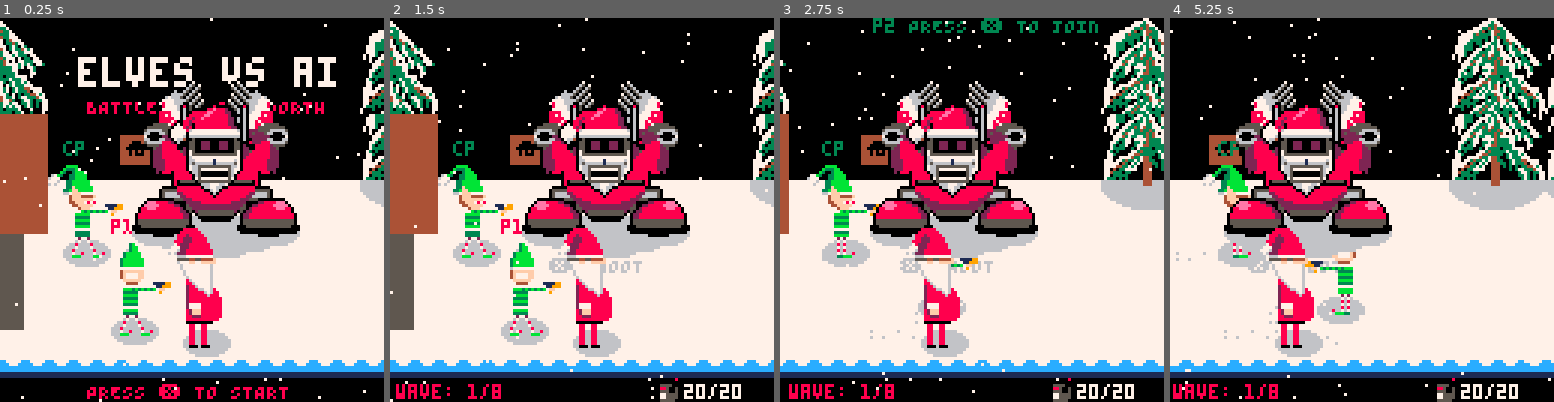
Above: before the commit, frames 1-4 (left to right).
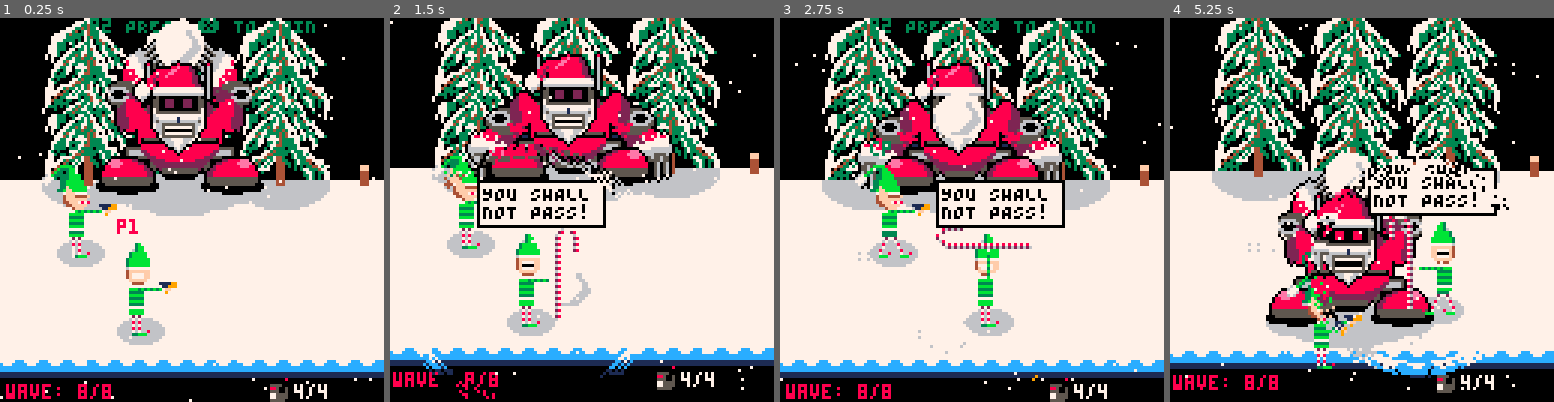
Above: after the commit, the same moments.

Repository: ryangrossGitHub/eva
Game: PICO-8 cartridge eva.p8
The game is run twice, just before and just after one commit, with the same random seed, the same clock (stepped at 60 frames per second) and the same inputs.
Inputs:
- Up to frame 1 (0.25 s): no input
- Up to frame 2 (1.5 s): tap X (X key) at 0.33, 1.07 s; tap O (Z key) at 0.7 s
- Up to frame 3 (2.75 s): hold Right 1.6-2.1 s; tap O (Z key) at 1.7, 2.1, 2.5 s; tap X (X key) at 1.85 s; hold Up 2.15-2.42 s; hold Right from 2.47 s (still down)
- Up to frame 4 (5.25 s): tap O (Z key) every 0.4 s from 2.9 to 4.9 s; tap X (X key) at 2.97, 4.08, 5.2 s; release Right at 3.03 s; hold Left 3.08-3.58 s; hold Down 3.63-3.97 s; hold Right 4.02-4.68 s; hold Up 4.73-5.03 s; hold Left from 5.08 s (still down)

The runs differ from the first frame. In frame 1, 47% of the frame differs, in the area x 0-100%, y 0-100%; in frame 2, 53%; in frame 3, 45%; in frame 4, 53%.

Commit message:
Added basic boss mechanisms.

Diff:
--- a/eva.p8
+++ b/eva.p8
@@ -10,6 +10,7 @@
 #include src/players.lua
 #include src/stages.lua
 #include src/speech.lua
+#include src/boss.lua
 
 __gfx__
 dddddddddddddddddddddddddddddddddddddddddddddddd0000000000000000ddddd0ddddddddd0ddddddddd0dddddddddddddddddddddddddddddd0ddddddd
@@ -60,22 +61,22 @@
 77777777777777777777777777777777ddddddd05555555888820088888888888888dddddddddddddddddddddddddddddddddddddddddd0000000000d0555555
 77777777777777777777777777777777ddd0d0088555555888888088888888888888dddddddddddddddddddddddddddddddddddddddddddddddddddddd000000
 77777777777777777777777777777777dd0707888885555522800080555555555555ddddddddddddddddddddddddddddddddddddddddddddddddddddddd00000
-ddddd88888dddddddddd677777776dddd07887878878222282011080000000000000dddd88dd88ddddd8888ddddddddddddddddddddddddddddddddddddddddd
-dddd8888888ddddddddd867777776dddd07777788872222220000008888888888888dddd88dd88dddd88d88ddddddddddddddddddddddddddddddddddddddddd
-ddd888288888dddddddd886777776dddd07777777722722200555558888888888888dddd88dd88dddd88d88ddddddddddddddddddddddddddddddddddddddddd
-ddd8822288888ddddddd288677776ddd067777777777772200566662288888888888dddd88dd88ddd88dd88ddddddddddddddddddddddddddddddddddddddddd
-dd88822288888ddddddd2888667768dd0666666677777720d0566666228888888888dddd88dd88ddd88dd88ddddddddddddddddddddddddddddddddddddddddd
-d6782228888888dddddd28888867688d0666666666666720d0557555522288888888dddd88dd88dd88ddd88ddddddddddddddddddddddddddddddddddddddddd
-67772228888888dddddd28888886888dd06555566666620dd0555000002222288888dddd88dd88dd88ddd88ddddddddddddddddddddddddddddddddddddddddd
-777622888888888ddddd288888888888d0556556565560ddd0555000005222222222dddd000d000d000dd000dddddddddddddddddddddddddddddddddddddddd
-676222888888888ddddd288888888888d0556555565650ddd0555555555522222222dddddddddddddddddddddddddddddddddddddddddddddddddddddddddddd
-ddd666777777777ddddd277778888888d065065065000dddd0555555555502555555dddddddddddddddddddddddddddddddddddddddddddddddddddddddddddd
-ddd555544554444fdddd277778888888d0650650650ddddddd0000000000d0555555dddddddddddddddddddddddddddddddddddddddddddddddddddddddddddd
-ddd6777ff77fffffdddd82fff8888888d0650650650ddddddddddddddddddd000000dddddddddddddddddddddddddddddddddddddddddddddddddddddddddddd
-dddd67777777776ddddd82fff8888888d065065070ddddddddddddddddddddd00000dddddddddddddddddddddddddddddddddddddddddddddddddddddddddddd
-dddd67777777776ddddd882228888888d07006500ddddddddddddddddddddddddddddddddddddddddddddddddddddddddddddddddddddddddddddddddddddddd
-ddddd6777777776ddddd88888888888ddd0d070ddddddddddddddddddddddddddddddddddddddddddddddddddddddddddddddddddddddddddddddddddddddddd
-ddddd6777777776ddddd000000000dddddddd0dddddddddddddddddddddddddddddddddddddddddddddddddddddddddddddddddddddddddddddddddddddddddd
+ddddd88888dddddddddd577777776dddd07887878878222282011080000000000000dddd28dd28ddddd2888dddddd777777ddddddddddddddddddddddddddddd
+dddd8888888ddddddddd257777776dddd07777788872222220000008888888888888dddd28dd28dddd28d88dddd77777777777dddddddddddddddddddddddddd
+ddd888288888dddddddd285777776dddd07777777722722200555558888888888888dddd28dd28dddd28d88ddd777777777777dddddddddddddddddddddddddd
+ddd8822288888ddddddd288577776ddd067777777777772200566662288888888888dddd28dd28ddd28dd88dd77777777766777ddddddddddddddddddddddddd
+dd88822288888ddddddd2888557768dd0666666677777720d0566666228888888888dddd28dd28ddd28dd88d777777777766777ddddddddddddddddddddddddd
+d6782228888888dddddd28888857688d0666666666666720d0557555522288888888dddd28dd28dd28ddd88d7777777777766777dddddddddddddddddddddddd
+67772228888888dddddd28888885888dd06555566666620dd0555000002222288888dddd28dd28dd28ddd88d7777777777776677dddddddddddddddddddddddd
+777622888888888ddddd288888888888d0556556565560ddd0555000005222222222dddd000d000d000dd0007777777777776677dddddddddddddddddddddddd
+676222888888888ddddd288888888888d0556555565650ddd0555555555522222222dddddddddddddddddddd7777777777776667dddddddddddddddddddddddd
+ddd666777777777ddddd277778888888d065065065000dddd0555555555502555555dddddddddddddddddddd7777777777766667dddddddddddddddddddddddd
+ddd555544554444fdddd277778888888d0650650650ddddddd0000000000d0555555dddddddddddddddddddd7777777777666677dddddddddddddddddddddddd
+ddd5777ff77fffffdddd22fff8888888d0650650650ddddddddddddddddddd000000ddddddddddddddddddddd77777777666677ddddddddddddddddddddddddd
+dddd57777777776ddddd22fff8888888d065065070ddddddddddddddddddddd00000ddddddddddddddddddddd77777776666777ddddddddddddddddddddddddd
+dddd57777777776ddddd282228888888d07006500ddddddddddddddddddddddddddddddddddddddddddddddddd777666666777dddddddddddddddddddddddddd
+ddddd5777777776ddddd28888888888ddd0d070dddddddddddddddddddddddddddddddddddddddddddddddddddd7777777777ddddddddddddddddddddddddddd
+ddddd5777777776ddddd000000000dddddddd0dddddddddddddddddddddddddddddddddddddddddddddddddddddddddddddddddddddddddddddddddddddddddd
 991111ddddddddddddddddddddddddddddddddd8d3333333ddd5ddd5ddd5ddd5ddddddddddddddddddddddddddddddddddd99dddddddddddddddd888ddd28ddd
 99911dddddddddddddddddddddddddddddddddd0d00344445d5d5d5d5d5d5d5dddddddddddddddddddddddddddddddddddd99dddddddddddddddd888dd6777dd
 dd00555555555555ddd5d5d5dddddddddd555500d8033444d5ddd5ddd5ddd5dddddddddddddddddddddddddddddddddddd091ddddddddddd88888888d28dd28d
--- /dev/null
+++ b/src/boss.lua
@@ -0,0 +1,131 @@
+boss = {
+	active = true,
+	arms_up = true,
+	x = 174,
+	y = 6,
+	charge = false,
+	charge_prob = 0.50,
+	charge_pause = 20,
+	charge_pause_count = 0,
+	charge_speed = 0.01,
+	return_speed = 0,
+	throw_delay_count = 0,
+	throw_delay = 25,
+	throw_speed = 50,
+	throwing = false,
+	sayings = {
+		-- hardward update
+		"_/hh/-1.39/3/aa/-1.15/r/-1.74/_/d/-1.10/w/-1.40/eh/-1.09/r/-1.60/ah/-1.56/_/p/-1.72/-3/_/d/-1.13/-3/ey/-1.64/-3/_/t",
+		-- complete eat eat eat
+		"_/-1.67/_/k/-1.58/ah/-1.03/m/-1.64/-3/_/p/-1.07/-3/l/-1.14/-3/iy/-1.64/-3/_/t/1.15/-3/iy/-1.64/-3/_/t/1.15/-3/iy/-1.64/-3/_/t/1.15/-3/iy/-1.64/-3/_/t"
+	},
+	head = {
+		x = 174 + 8,
+		y = 6 + 8,
+		w = 2 * 8,
+		h = 4 * 8,
+		boss_damage = 0
+	}
+}
+
+snowball = {
+	y = boss.y - 5,
+	x = boss.x + (2 * 8),
+	diameter = 2 * 8,
+	speed = 4
+}
+
+function snowball_reset()
+	snowball.y = boss.y - 5
+	snowball.x = boss.x + (2 * 8)
+	boss.throwing = false
+	boss.arms_up = true
+
+	if rnd() < boss.charge_prob then boss.charge = true end
+end
+
+function update_boss()
+	if boss.charge then
+		boss.arms_up = true
+		boss.y += (boss.y + 55) * boss.charge_speed
+
+		if boss.y > 55 then
+			boss.charge = false
+			boss.return_speed = 0
+			boss.charge_pause_count = 0
+		end
+	elseif boss.y > 6 then -- return from charge
+		if boss.charge_pause_count < boss.charge_pause then
+			boss.charge_pause_count += 1
+			return
+		end
+
+		boss.return_speed = min(boss.return_speed + 0.1, 3)
+		boss.y -= boss.return_speed
+
+		if boss.y < 6 then boss.y = 6 end -- prevent overshooting
+	else
+		if not boss.throwing then
+			boss.throw_delay_count += 1
+
+			if boss.throw_delay_count >= boss.throw_delay then
+				boss.throw_delay_count = 0
+				boss.arms_up = false
+				boss.throwing = true
+			end
+		else
+			if snowball.y > 128 then
+				snowball_reset()
+			else
+				snowball.y += snowball.speed
+			end
+		end
+	end
+
+	boss.head.x = boss.x + 8
+	boss.head.y = boss.y + 8
+end
+
+function snowball_collision_detection(p)
+	if snowball.x < p.x + p.w -- right bound
+		and snowball.x + snowball.diameter > p.x -- left bound
+		and snowball.y + snowball.diameter > p.y + 20 then-- bottom bound
+			p.y += 5
+			snowball_reset()
+	end
+end
+
+function draw_boss()
+	if boss.active then
+		spr(238, boss.x - 4, boss.y + 45, 4, 4, false, false) -- shadow
+		spr(238, boss.x + 4, boss.y + 47, 4, 4, false, false) -- shadow
+		spr(238, boss.x + 12, boss.y + 49, 4, 4, false, false) -- shadow
+		spr(238, boss.x + 12, boss.y + 44, 4, 4, false, false) -- shadow
+		spr(238, boss.x + 20, boss.y + 49, 4, 4, false, false) -- shadow
+		spr(238, boss.x + 20, boss.y + 44, 4, 4, false, false) -- shadow
+		spr(238, boss.x + 28, boss.y + 47, 4, 4, false, false) -- shadow
+		spr(238, boss.x + 36, boss.y + 45, 4, 4, false, false) -- shadow
+
+		if boss.arms_up then
+			spr(13, boss.x, boss.y, 3, 6, false, false) -- arm left up
+			spr(13, boss.x + (3 * 8), boss.y, 3, 7, true, false) -- arm right up
+			spr(107, boss.x + (2 * 8), boss.y - 5, 2, 2, false, false) -- snow ball
+			spr(8, boss.head.x, boss.head.y, 4, 4, false, false) -- head
+
+			-- red eyes
+			if boss.charge then
+				spr(22, boss.x + 16, boss.y + 29, 2, 1, false, false) -- mouth wide
+				rectfill(boss.x + 19, boss.y + 21, boss.x + 21, boss.y + 23, 8)
+				rectfill(boss.x + 25, boss.y + 21, boss.x + 27, boss.y + 23, 8)
+			end
+		else
+			spr(68, boss.x - 11, boss.y + 20, 5, 4, false, false) -- arm left down
+			spr(68, boss.x + 19, boss.y + 20, 5, 4, true, false) -- arm right down
+			spr(8, boss.head.x, boss.head.y, 4, 4, false, false) -- head
+			spr(107, snowball.x, snowball.y, 2, 2, false, false) -- snow ball
+		end
+
+		spr(73, boss.x - 4, boss.y + 40, 3, 2, false, false) -- leg left
+		spr(73, boss.x + 28, boss.y + 40, 3, 2, true, false) -- leg right
+	end
+end
--- a/src/enemies.lua
+++ b/src/enemies.lua
@@ -9,13 +9,6 @@
 enemy_kill_count = 0
 
 enemy_trails = {}
-
-boss = {
-	active = true,
-	arms_up = true,
-	x = 80,
-	y = 20
-}
 
 function spawn_enemy(speed, x, y, type)
 	enemy = {
@@ -287,32 +280,3 @@
 		end
 	end
 end
-
-function draw_boss()
-	if boss.active then
-
-		spr(238, boss.x - 4, boss.y + 45, 4, 4, false, false) -- shadow
-		spr(238, boss.x + 4, boss.y + 47, 4, 4, false, false) -- shadow
-		spr(238, boss.x + 12, boss.y + 49, 4, 4, false, false) -- shadow
-		spr(238, boss.x + 12, boss.y + 44, 4, 4, false, false) -- shadow
-		spr(238, boss.x + 20, boss.y + 49, 4, 4, false, false) -- shadow
-		spr(238, boss.x + 20, boss.y + 44, 4, 4, false, false) -- shadow
-		spr(238, boss.x + 28, boss.y + 47, 4, 4, false, false) -- shadow
-		spr(238, boss.x + 36, boss.y + 45, 4, 4, false, false) -- shadow
-
-		boss.arms_up = true
-		if boss.arms_up then
-			spr(13, boss.x, boss.y, 3, 6, false, false) -- arm left up
-			spr(13, boss.x + (3 * 8), boss.y, 3, 7, true, false) -- arm right up
-			spr(8, boss.x + 8, boss.y + 8, 4, 4, false, false) -- head
-			spr(22, boss.x + 16, boss.y + 29, 2, 1, false, false) -- mouth wide
-		else
-			spr(68, boss.x - 11, boss.y + 20, 5, 4, false, false) -- arm left down
-			spr(68, boss.x + 19, boss.y + 20, 5, 4, true, false) -- arm right down
-			spr(8, boss.x + 8, boss.y + 8, 4, 4, false, false) -- head
-		end
-
-		spr(73, boss.x - 4, boss.y + 40, 3, 2, false, false) -- leg left
-		spr(73, boss.x + 28, boss.y + 40, 3, 2, true, false) -- leg right
-	end
-end
--- a/src/main.lua
+++ b/src/main.lua
@@ -1,7 +1,6 @@
 screen_size = 128
 user_data_memory_address = 0x8000
 log_file = "log.txt"
-progress_stage = 0
 intro = false
 game_over = false
 game_over_delay = 100
@@ -18,15 +17,14 @@
 	load_stage(0)
 	music(63)
 	init_snow(100)
-	spk8_pitch,spk8_rate,spk8_volume,spk8_quality,spk8_intonation,spk8_if0,spk8_shift,spk8_bandwidth,spk8_whisper=
-	60,0.5,1.75,.5,10,10,1,1,1
+	init_speako8(80, 0.6)
+	stage = 8
+	player_move = true
+	p1.x = 180
+	p2.x = 160
 end
 
 function _update()
-	if stage == 8 then
-		return
-	end
-
 	speako8()  -- must appear once unconditionally in _update.
 
  	if stage == 0 then
@@ -66,7 +64,7 @@
 		if not coop and btn_pressed then coop = true end
 	end
 
-	if not intro then
+	if not intro and stage < 8 then
 		center_camera_on_players()
 	end
 
@@ -75,6 +73,9 @@
 	end
 
 	update_enemies()
+	update_boss()
+	snowball_collision_detection(p1)
+	snowball_collision_detection(p2)
 	update_enemy_trails()
 	update_darts(enemies)
 	update_player_anims(p1)
@@ -83,6 +84,8 @@
 	update_player_force(p2)
 	update_player_trail(p1)
 	update_player_trail(p2)
+	detect_player_fall(p1)
+	detect_player_fall(p2)
 
 	if p1.weapon_delay > 0 then
 		p1.weapon_delay -= 1
@@ -117,7 +120,9 @@
 		p2_join_hide = true
 	end
 
-	if stage_trans then update_stage_trans() end
+	if stage < 8 and stage_trans then update_stage_trans() end
+
+	-- if stage == 8 then update_final_stage_trans() end
 
 	update_screen_shake()
 
@@ -125,12 +130,6 @@
 
 function _draw()
 	cls()
-
-	if stage == 8 then
-		print("ENDING UNDER CONSTRUCTION...", camera_x, 0)
-		print("ITS GUNA BE EPIC, I PROMISE ; )", camera_x, 20)
-		return
-	end
 
 	map(0,0)
 	if stage == 0 then
@@ -159,6 +158,7 @@
 		s = stages[1]
 	end
 
+	camera_x = 138
 	camera(camera_x,camera_y)
 
 	if camera_shake_offset < 0 then
@@ -169,16 +169,17 @@
 		camera_x -= 1
 	end
 
+	draw_enemy_trails()
+	draw_player_trail(p2)
+	draw_player_trail(p1)
 	draw_player_shadow(p1)
 	draw_player_shadow(p2)
 	draw_enemy_shadows()
 
+	draw_boss()
 	draw_darts()
-
-	draw_enemy_trails()
 	draw_enemies()
 
-	draw_player_trail(p2)
 	draw_player_weapon(p2)
 	draw_player(p2)
 	local p2_disp = "cp"
@@ -188,7 +189,7 @@
 	print(p2_disp, p2.x - 3, p2.y - 7, 3)
 
 	-- Draw player 1 after player 2 so that player 1 is in front of player 2
-	draw_player_trail(p1)
+
 	draw_player_weapon(p1)
 	draw_player(p1)
 	print("p1", p1.x - 3, p1.y - 7, 8)
@@ -207,6 +208,5 @@
 	draw_player_force(p1)
 	draw_player_force(p2)
 
-	draw_boss()
-	draw_santa()
+	-- draw_santa()
 end
--- a/src/particles.lua
+++ b/src/particles.lua
@@ -64,10 +64,14 @@
                     force = 2
                 end
 
-                for e in all(enemies) do
-                    if not e.dead then
-                        dart_collision_detection(d, e, damage, force)
+                if stage < 8 then
+                    for e in all(enemies) do
+                        if not e.dead then
+                            dart_collision_detection(d, e, damage, force)
+                        end
                     end
+                else
+                    dart_collision_detection(d, boss.head, damage, 1)
                 end
 
                 if d.x - d.dx > right_bound then
@@ -105,10 +109,19 @@
                     o.shield_deployed = true
                 end
             end
+
+            -- prevent pushing towards workshop
+            if not back_shot then
+                if return_dir == 1 then
+                    o.x -= force
+                else
+                    o.x += force
+                end
+            end
         end
 
-        -- prevent pushing towards workshop
-        if not back_shot then
+        if o.boss_damage then -- boss
+            o.boss_damage += damage
             if return_dir == 1 then
                 o.x -= force
             else
--- a/src/players.lua
+++ b/src/players.lua
@@ -57,7 +57,11 @@
 	force_special_anim_seq = 0,
 	force_special_anim_count = 0,
 	force_radius = 0,
-	trail = {}
+	trail = {},
+	trail_foot_to_capture = 0, -- 0 left foot, 1 right foot
+	shadow = true,
+	fall = false,
+	respawn = false
 }
 
 c = {
@@ -98,7 +102,10 @@
 	force_special_anim_count = 0,
 	force_radius = 0,
 	trail = {},
-	trail_foot_to_capture = 0 -- 0 left foot, 1 right foot
+	trail_foot_to_capture = 0, -- 0 left foot, 1 right foot
+	shadow = true,
+	fall = false,
+	respawn = false
 }
 
 santa = {
@@ -163,6 +170,21 @@
 	end
 
 	if p2.x < left_bound then p2.x = left_bound + 1 end
+
+	local boss_delta_right = abs(boss.x + 58 - p2.x)
+	if  boss_delta_right <= 4 and boss.y > p2.y - 26 then
+		p2.x += boss_delta_right
+	end
+
+	local boss_delta_left = abs(boss.x - 24 - p2.x)
+	if  boss_delta_left <= 4 and boss.y > p2.y - 26 then
+		p2.x -= boss_delta_left
+	end
+
+	local boss_delta_up = abs(boss.y + 22 - p2.y)
+	if boss_delta_up <= 4 and boss.x + 58 > p2.x and boss.x - 28 < p2.x then
+		p2.y += boss_delta_up
+	end
 end
 
 function closest_enemy()
@@ -241,6 +263,12 @@
 end
 
 function update_player_move(p, ctrl)
+
+	if p.fall then
+		p.y += 8
+		return
+	end
+
 	local btn_pressed = false
 
 	-- ctrl is the controller maping
@@ -251,7 +279,7 @@
 		p.flip_sprite = true
 		p.x -= p.speed
 
-		if p2.x < camera_x + screen_size and p1.x < camera_x + screen_size then
+		if stage < 8 and p2.x < camera_x + screen_size and p1.x < camera_x + screen_size then
 			camera_x -= p.speed
 		end
 	elseif btn(1, ctrl)
@@ -261,12 +289,13 @@
 
 		p.flip_sprite = false
 		p.x += p.speed
-		if p2.x > camera_x and p1.x > camera_x then
+
+		if stage < 8 and p2.x > camera_x and p1.x > camera_x then
 			camera_x += p.speed
 		end
 	end
 
-	if btn(2, ctrl) and p.y > 26 then
+	if btn(2, ctrl) and p.y > 28 then
 		p.y -= p.speed
 	elseif btn(3, ctrl) and p.y < screen_size - 49 then
 		p.y += p.speed
@@ -297,7 +326,42 @@
 
 	if p.x < left_bound then p.x = left_bound + 1 end
 
+	local boss_delta_right = abs(boss.x + 43 - p.x)
+	if  boss_delta_right <= 4 and boss.y > p.y - 26 then
+		p.x += boss_delta_right
+	end
+
+	local boss_delta_left = abs(boss.x - 10 - p.x)
+	if  boss_delta_left <= 4 and boss.y > p.y - 26 then
+		p.x -= boss_delta_left
+	end
+
+	local boss_delta_up = abs(boss.y + 22 - p.y)
+	if boss_delta_up <= 4 and boss.x + 43 > p.x and boss.x - 10 < p.x then
+		p.y += boss_delta_up
+	end
+
 	return btn_pressed
+end
+
+function detect_player_fall(p)
+	if p.y > screen_size then
+		p.respawn = true
+		p.y = -40
+		p.x = camera_x + 16
+	elseif p.y > 10 * 8 then
+		p.shadow = false
+		p.fall = true
+	end
+
+	if p.respawn then
+		p.y += (p.y + 55) * 0.07
+
+		if p.y >= 55 then
+			p.respawn = false
+			p.fall = false
+		end
+	end
 end
 
 function center_camera_on_players()
@@ -554,6 +618,8 @@
 end
 
 function draw_player_shadow(p)
+	if not p.shadow then return end
+
 	if p.flip_sprite then
 		spr(238, p.x + 3, p.y + 24, 2, 2, false, false)
 	else
--- a/src/speech.lua
+++ b/src/speech.lua
@@ -17,3 +17,8 @@
 	else d,𝘣=0,1end n+=1b-=1poke(m+k,d*spk8_volume*𝘣+128)if b<1then deli(c,1)if#c==0then serial(2056,m,k+1)return else w=c[1]end end end end serial(2056,m,128)end end end end
 
 --end of speako8_lib_min
+
+function init_speako8(pitch, speed)
+	spk8_pitch,spk8_rate,spk8_volume,spk8_quality,spk8_intonation,spk8_if0,spk8_shift,spk8_bandwidth,spk8_whisper=
+	pitch,speed,1.75,.5,10,10,1,1,1
+end
--- a/src/stages.lua
+++ b/src/stages.lua
@@ -1,4 +1,4 @@
-stage = 0
+stage = 8
 stage_trans = false
 stage_transfer_count = 0
 stage_transfer_total = 120 -- stage trans total
@@ -67,17 +67,22 @@
     e_spawn = true
   else
     if not speaking() then
-      say("_/s/-1.39/3/ao/-1.22/f/-1.74/_/t/-1.10/w/-1.40/eh/-1.09/r/-1.60/ah/-1.56/_/p/-1.72/-3/_/d/-1.13/-3/ey/-1.64/-3/_/t/_/-1.67/_/k/-1.58/ah/-1.03/m/-1.64/-3/_/p/-1.07/-3/l/-1.14/-3/iy/-1.64/-3/_/t/1.15/-3/iy/-1.64/-3/_/t/1.15/-3/iy/-1.64/-3/_/t/1.15/-3/iy/-1.64/-3/_/t/1.15/-3/iy/-1.64/-3/_/t")
+      if n < 8 then
+        say("_/s/-1.39/3/ao/-1.22/f/-1.74/_/t/-1.10/w/-1.40/eh/-1.09/r/-1.60/ah/-1.56/_/p/-1.72/-3/_/d/-1.13/-3/ey/-1.64/-3/_/t/_/-1.67/_/k/-1.58/ah/-1.03/m/-1.64/-3/_/p/-1.07/-3/l/-1.14/-3/iy/-1.64/-3/_/t/1.15/-3/iy/-1.64/-3/_/t/1.15/-3/iy/-1.64/-3/_/t/1.15/-3/iy/-1.64/-3/_/t/1.15/-3/iy/-1.64/-3/_/t")
+      end
     end
     enemy_kill_count = 0
     enemey_spawn_stage_count = 0
-    stage_trans = true
+    -- stage_trans = true
     e_spawn = false
   end
 
-  if n == 6 then
+  if n >= 6 then
     p1.weapon = 1
     p2.weapon = 1
+  end
+
+  if n == 6 then
     sfx(1) -- rifle
   end
 
@@ -94,6 +99,12 @@
     enemy_spawn_delay_count = 0
     stage_trans = false
     e_spawn = true
+  end
+end
+
+function update_final_stage_trans()
+  if not speaking() then
+    say(boss.sayings[3])
   end
 end
 
@@ -123,7 +134,7 @@
     music(-1)
     printh("GAME START", log_file)
     intro = true
-    load_stage(1)
+    load_stage(stage)
   end
 end
 
@@ -200,7 +211,6 @@
   player_move = false
   game_over = false
   intro = false
-  progress_stage = 0
   stage = 0
   j.x = init_jenn_x
 	j.y = init_jenn_y
